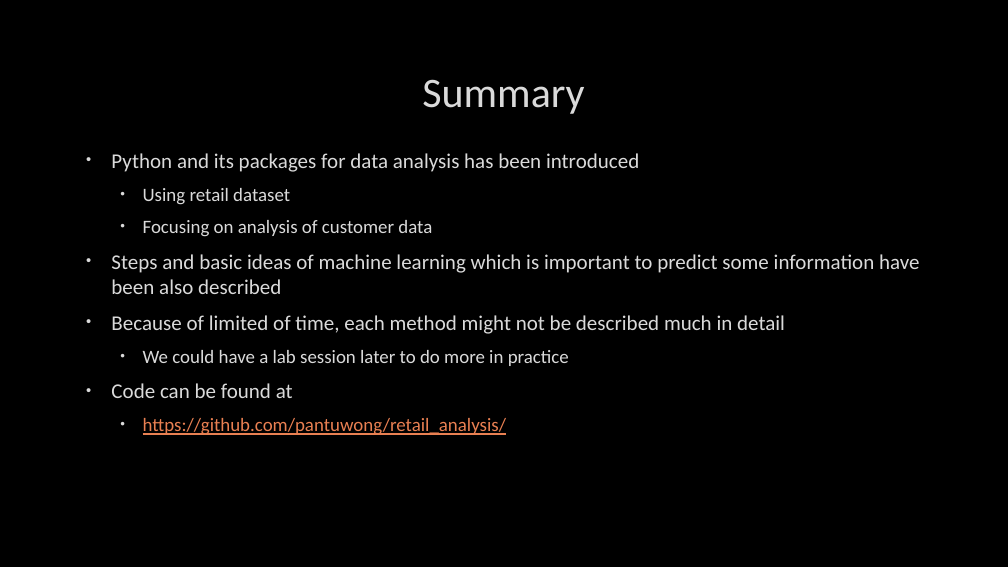
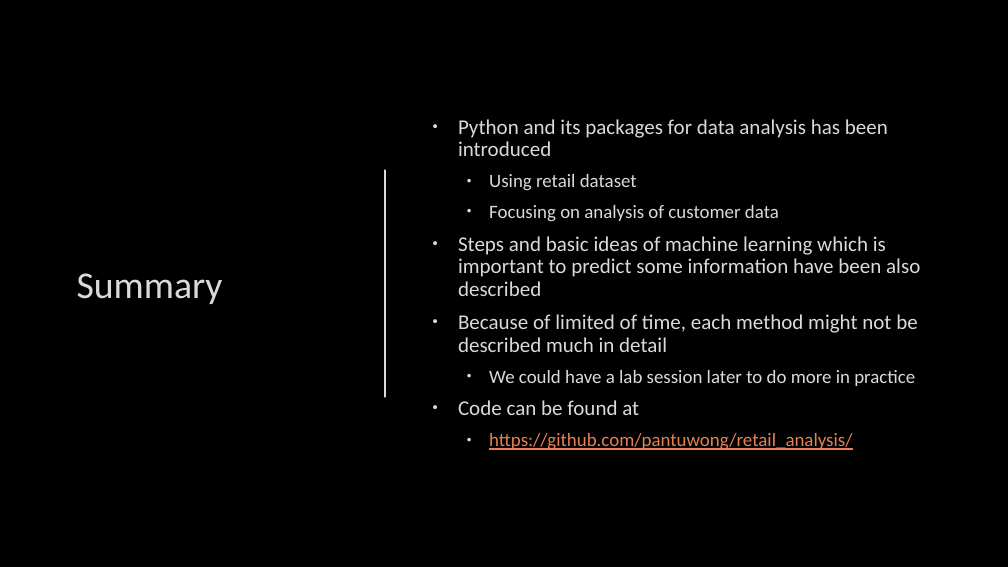
Before and after one commit to pantuwong/retail_analysis, a slide deck: slide 23 of Data Analysis in Python.pptx. Drawn at 1008x567 pixels with LibreOffice and Linux fonts; fonts in the diff are those of the drawing; background and template pictures are left out. Boxes give left, top, right and bottom in pixels: in the first picture for what was removed or moved away, otherwise in the second. Text is boxed around its words. In the diff, an @@ line names an element or a change of style, - is before the commit and + after.

Commit message:
finalize the python

```diff
--- a/Data Analysis in Python.pptx
+++ b/Data Analysis in Python.pptx
@@ title "Summary" moved from (x1=422, y1=79, x2=584, y2=114) to (x1=77, y1=273, x2=223, y2=304) @@
@@ title "Summary" at (x1=77, y1=273, x2=223, y2=304): size 40 to 36 pt; alignment centre to left @@
@@ text "Python and its packages for ..." moved from (x1=111, y1=153, x2=920, y2=435) to (x1=458, y1=119, x2=920, y2=450) @@
@@ text "Python and its packages for ..." at (x1=458, y1=119, x2=920, y2=450): line spacing 1 to 0.9; vertical alignment top to middle @@
@@ line added from (385, 170) to (385, 397), #DADADA 1.5 pt @@
```
Also in this commit, not shown: 18 other slides changed.
